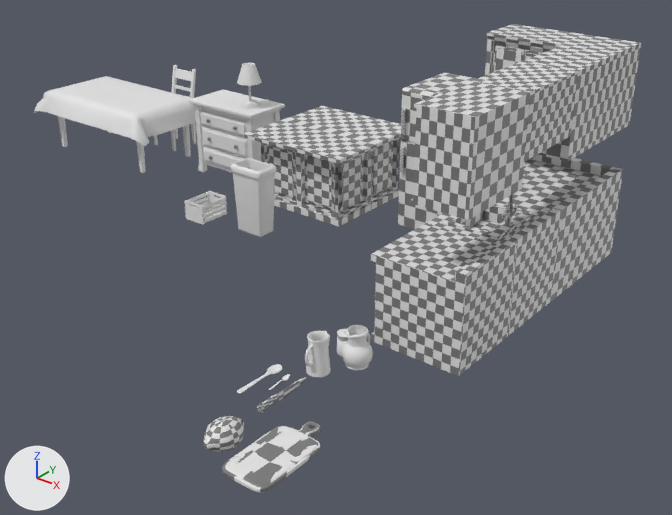
Renders of the Blender file Assets/Art/Models/lemon.blend from each side of a commit.
Rendered twice from a 50 mm lens placed at (31.9, -29.7, 31.9), pointed at (-9.4, 21.9, -0.1). Arrows for +X, +Y and +Z are at lower left; the lights stay in place.

In view in the first picture: 'BigCupboard_low.001', 'CornerCounter_low', 'CornerCupboard_high', 'Cube.005', 'Cube.006', 'Cube.008', 'Cube.009', 'Cube.010', 'CuttingBoard_high', 'Fridge_high', 'Island_low', 'Sink_low', 'SmallCupboard_high', 'counter_low', 'counter_low.001'.
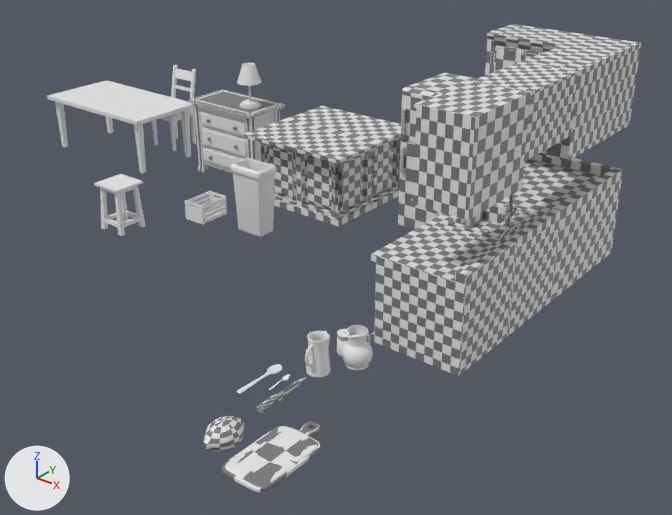
Where the newer file only moved an object's origin or applied its transform, the numbers keep the older frame.

Boxes [x1, y1, x2, y2] around the edits, measured in the pictures (672 x 515 px; the box of a moved part takes in the faces that stretch with it):
'Cube.010', deleted
    before: [34, 76, 196, 146]
'Cube.005', reshaped, moved, rescaled, modifiers changed
    before: [189, 89, 285, 173]
    after: [94, 174, 146, 236]
'counter_low.001', moved, rescaled (197% wider, 102% taller)
    before: [206, 119, 238, 160]
    after: [188, 89, 285, 173]
part 2 of me_cube_026, shading changed
    before: [58, 116, 191, 173]
    after: [47, 80, 194, 174]
part 3 of me_cube_005, moved or reshaped
    before: [189, 89, 285, 172]
    after: [94, 174, 146, 236]

The change in detail:
me_cube_016 is used by ob_counter_low_001; location (-31.33, 29.72, 4.85); rotation (0.0, 0.0, 1.571), in degrees (0, 0, 90); scale (1.0, 1.21, 1.21).
me_cube_016 had 73 vertices, 73 faces and spanned x -0.1..0.231, y -0.16..0.16, z -0.16..0.16.
me_cube_016 now has 778 vertices, 765 faces and spans x -1.032..3.674, y -3.392..3.391, z -3.019..3.052.
me_cube_016 part 1: 73 vertices removed from x -0.1..0.231, y -0.16..0.16, z -0.16..0.16; 778 vertices added at x -1.032..3.674, y -3.392..3.391, z -3.019..3.052.
me_cube_005 is used by ob_cube_005; location (-29.56, 31.86, 6.39).
me_cube_005 had 340 vertices, 327 faces and spanned x -4.1..4.1, y -2.35..2.35, z -7.18..0.15.
me_cube_005 now has 178 vertices, 184 faces and spans x -1.0..1.0, y -1.0..1.0, z -43.46..1.0.
me_cube_005 part 3: 340 vertices removed from x -4.1..4.1, y -2.35..2.35, z -7.18..0.15; 178 vertices added at x -1.0..1.0, y -1.0..1.0, z -43.46..1.0.
me_cube_005 part 4: the surface is now shaded flat.
me_cube_026 has 72 vertices, 70 faces and spans x -7.0..7.0, y -4.63..3.01, z -5.37..0.19.
me_cube_026 is used by ob_cube_009; location (-42.91, 29.5, 4.87).
me_cube_026 part 2: edges marked sharp go from 0 to 88.
Object 'counter_low.001' (ob_counter_low_001) moves from (-31.33, 29.72, 4.85) to (-29.56, 30.54, 2.85).
Object 'counter_low.001' (ob_counter_low_001) loses its ARRAY modifier named 'Array'.
Modifier setting removed (it was count = 3).
Modifier setting removed (it was relative_offset_displace = (0.0, 0.0, -4.8)).
Object 'counter_low.001' (ob_counter_low_001) loses its MIRROR modifier named 'Mirror'.
Modifier setting removed (it was mirror_object = ob_cube_005).
Object 'Cube.005' (ob_cube_005) moves from (-29.56, 31.86, 6.39) to (-28.15, 16.08, 3.4).
Object 'Cube.005' (ob_cube_005) is rescaled from (1.0, 1.0, 1.0) to (1.44, 1.44, 0.0928).
Object 'Cube.005' (ob_cube_005) has a BEVEL modifier named 'Bevel'.
Modifier setting: width = 0.03.
Modifier setting: width_pct = 0.03.
Object 'Cube.008' (ob_cube_008) loses its BEVEL modifier named 'Bevel'.
Modifier setting removed (it was segments = 4).
Modifier setting removed (it was angle_limit = 1.047).
Object 'Cube.009' (ob_cube_009) loses its BEVEL modifier named 'Bevel'.
Modifier setting removed (it was segments = 4).
Object 'Cube.010' (ob_cube_010) is deleted.
